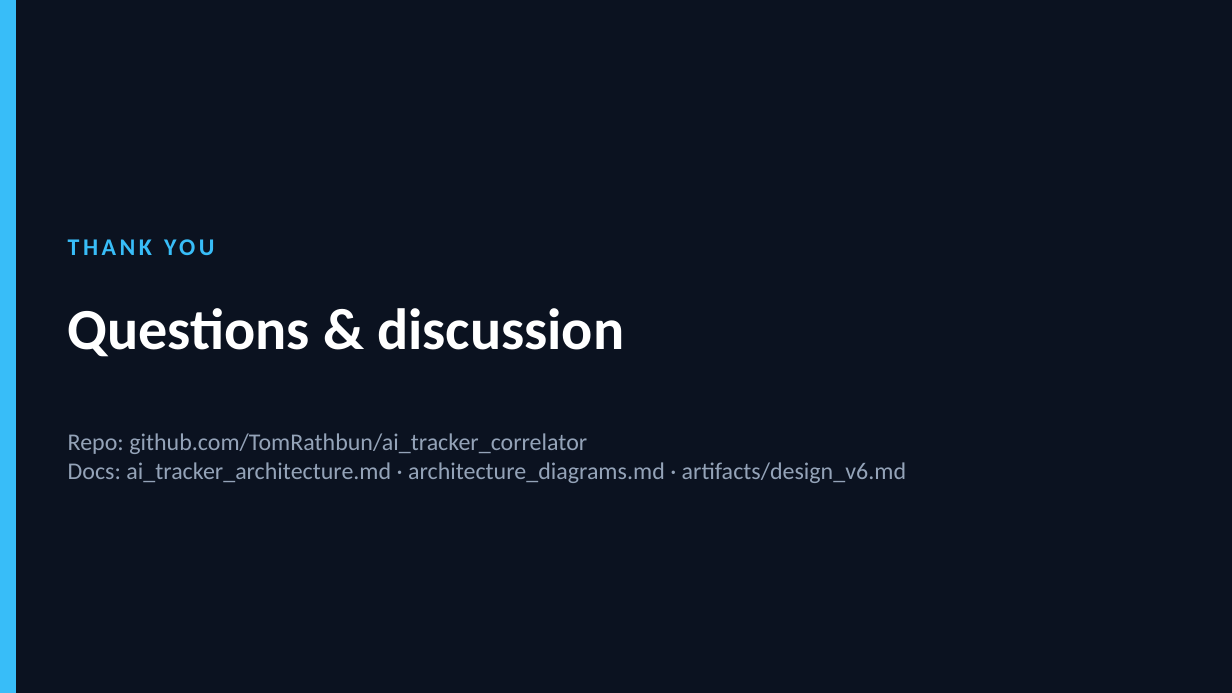
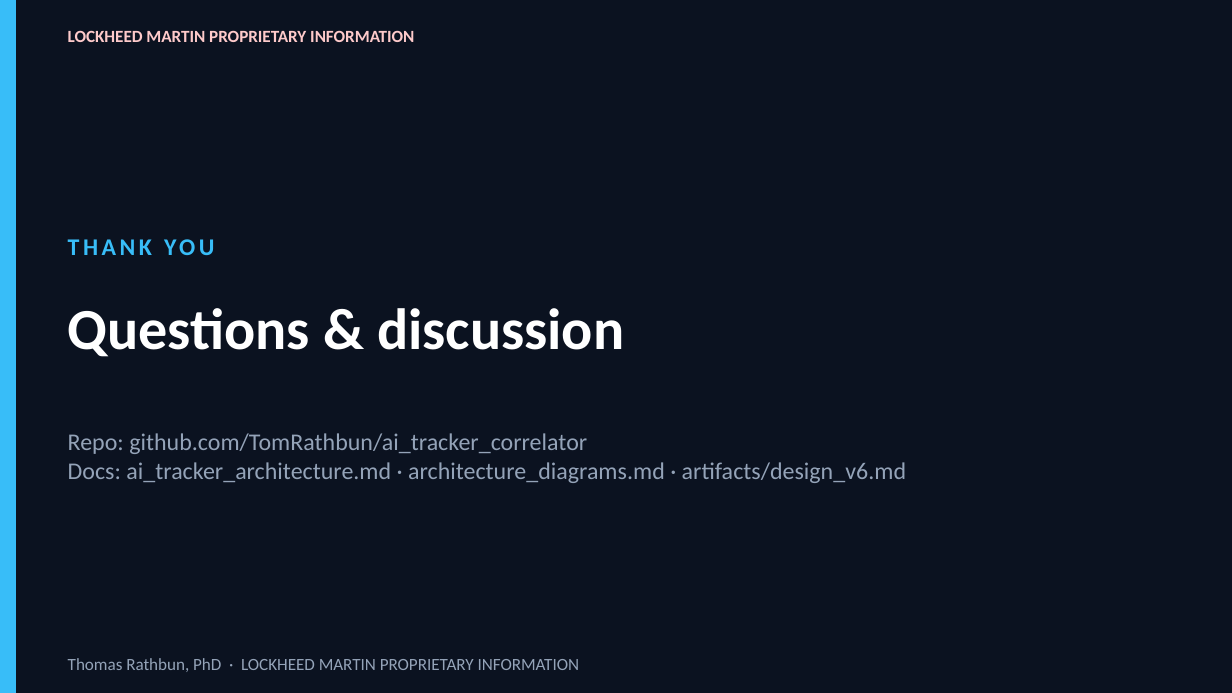
Before and after one commit to TomRathbun/ai_tracker_correlator, a slide deck: slide 20 of artifacts/Software_Architecture.pptx. Drawn at 1232x693 pixels with LibreOffice and Linux fonts; fonts in the diff are those of the drawing. Boxes give left, top, right and bottom in pixels: in the first picture for what was removed or moved away, otherwise in the second. Text is boxed around its words. In the diff, an @@ line names an element or a change of style, - is before the commit and + after.

Commit message:
Mark briefing docs as Lockheed Martin Proprietary
Byline is Thomas Rathbun, PhD. Proprietary line is in every header
and footer of the progress report, block guide, and slide decks.

```diff
--- a/artifacts/Software_Architecture.pptx
+++ b/artifacts/Software_Architecture.pptx
@@ text added at box(68, 30, 414, 42), 10 pt, text #FECACA, bold @@
+LOCKHEED MARTIN PROPRIETARY INFORMATION
@@ text added at box(68, 658, 580, 672), 10 pt, text #94A3B8 @@
+Thomas Rathbun, PhD · LOCKHEED MARTIN PROPRIETARY INFORMATION
```
Also in this commit, not shown: 19 other slides changed, 9 other files.
